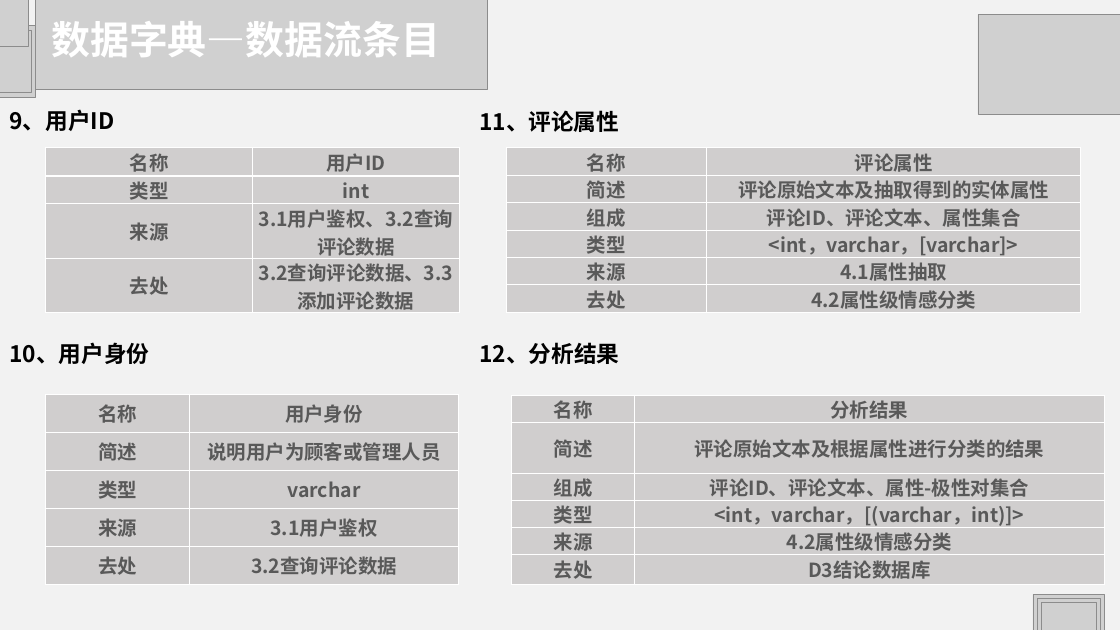
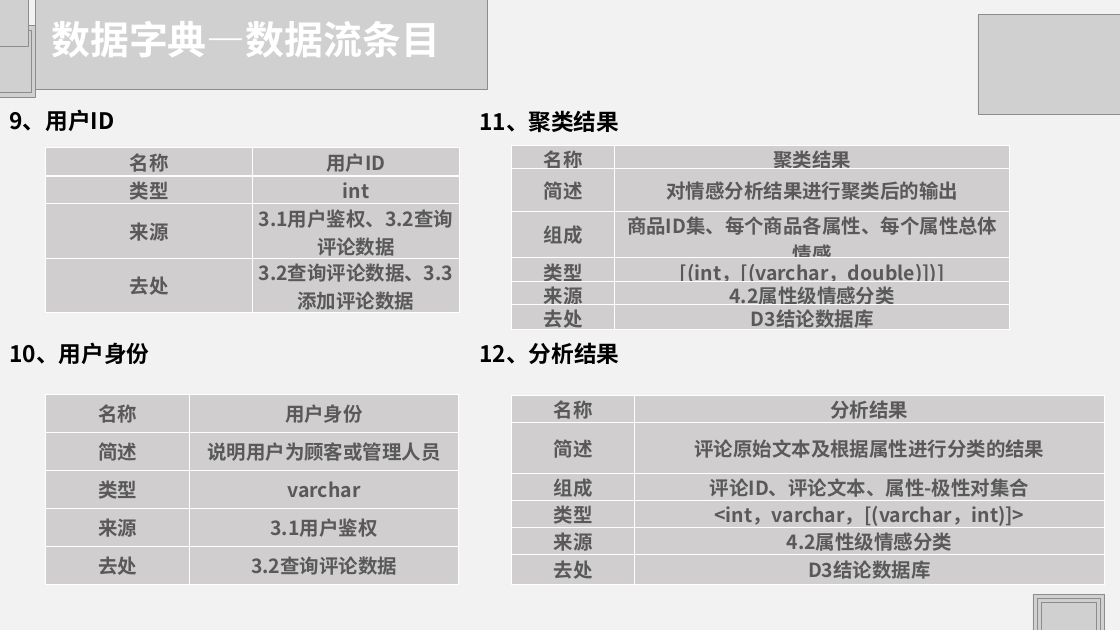
Before and after one commit to HJHGJGHHG/Sentiment-Analysis-System, a slide deck: slide 21 of 文档/PPT.pptx. Drawn at 1120x630 pixels with LibreOffice and Linux fonts; fonts in the diff are those of the drawing; grey boxes stand for pictures. Boxes give left, top, right and bottom in pixels: in the first picture for what was removed or moved away, otherwise in the second. Text is boxed around its words. In the diff, an @@ line names an element or a change of style, - is before the commit and + after.

```diff
--- a/文档/PPT.pptx
+++ b/文档/PPT.pptx
@@ text at <box>479,110,619,132</box>: text changed @@
-11、评论属性
+11、聚类结果
@@ table at <box>512,145,1010,334</box> @@
-row 1, column 2: 评论属性
+row 1, column 2: 聚类结果
-row 2, column 2: 评论原始文本及抽取得到的实体属性
+row 2, column 2: 对情感分析结果进行聚类后的输出
-row 3, column 2: 评论ID、评论文本、属性集合
+row 3, column 2: 商品ID集、每个商品各属性、每个属性总体情感
-row 4, column 2: <int，varchar，[varchar]>
+row 4, column 2: [(int，[(varchar，double)])]
-row 5, column 2: 4.1属性抽取
+row 5, column 2: 4.2属性级情感分类
-row 6, column 2: 4.2属性级情感分类
+row 6, column 2: D3结论数据库
@@ table: place and size @@
-table at <box>506,148,1081,317</box>
+table at <box>512,145,1010,334</box>
```
Also in this commit, not shown: 6 other slides changed, 2 slides removed, 7 other files.
